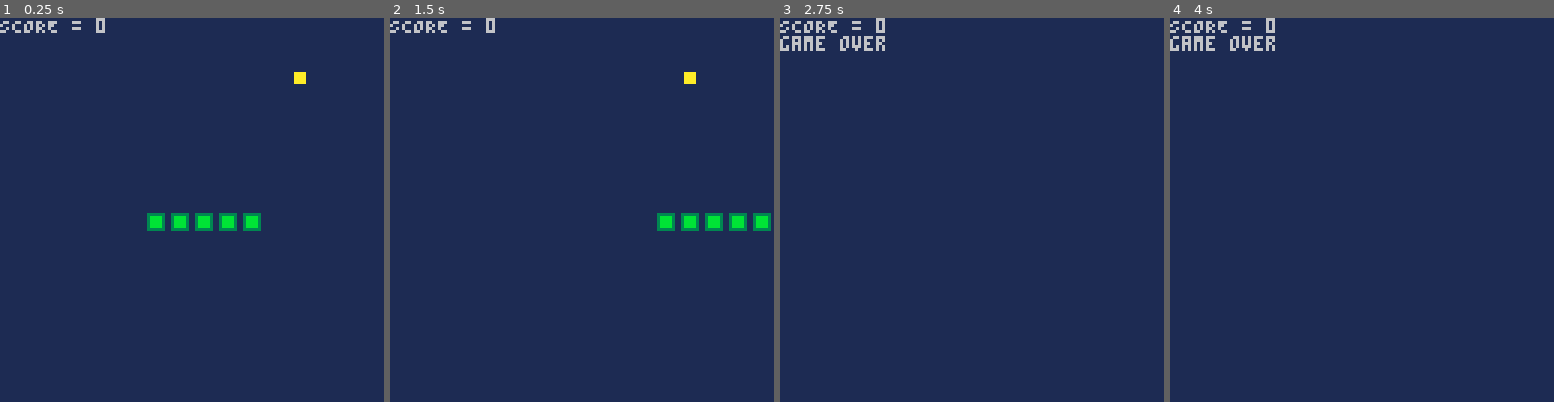
Above: before the commit, frames 1-4 (left to right).
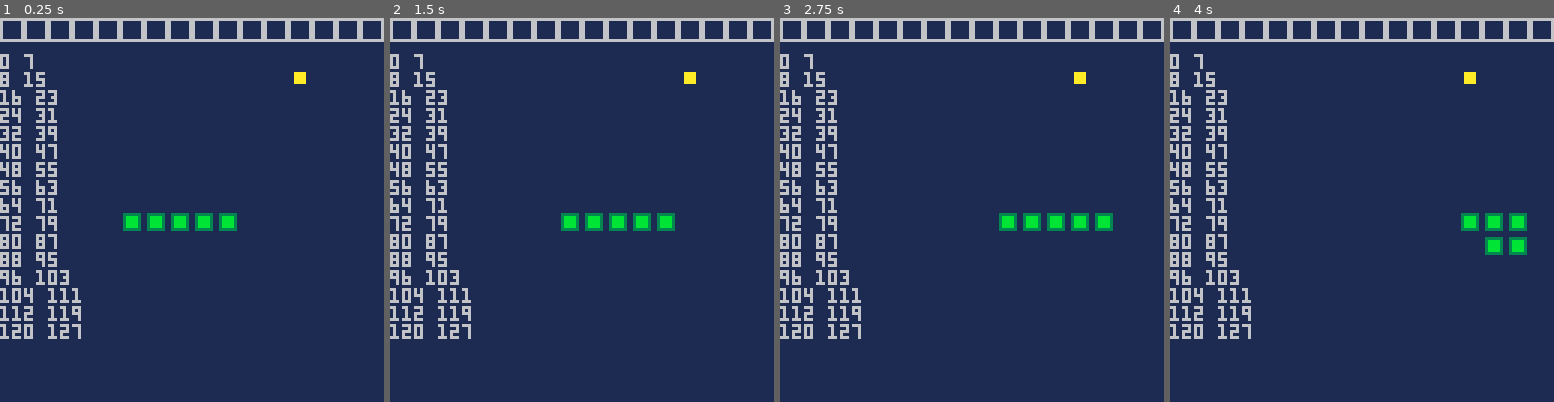
Above: after the commit, the same moments.

Repository: kakardo/Pico-8
Game: PICO-8 cartridge snake.p8
Same seed, same stepped clock (60 frames per second), same inputs: the game is played once before the commit and once after it.
Inputs:
- Up to frame 1 (0.25 s): no input
- Up to frame 2 (1.5 s): tap O (Z key) at 0.33, 0.7, 1.43 s; tap X (X key) at 1.07 s
- Up to frame 3 (2.75 s): hold Left 1.97-2.37 s; tap X (X key) at 2.07, 2.4, 2.73 s; tap O (Z key) at 2.22 s; hold Down from 2.42 s (still down)
- Up to frame 4 (4 s): release Down at 2.82 s; hold Right 2.87-3.53 s; tap X (X key) at 3.07, 3.4, 3.73 s; tap O (Z key) at 3.1, 3.98 s; hold Up from 3.58 s (still down)

The runs differ from the first frame. In frame 1, 7.4% of the frame differs, in the area x 0-100%, y 0-84%; in frame 2, 8.7%; in frame 3, 8.4%; in frame 4, 8.4%.

Commit message:
Saved new debugging loop: coordinat_tester()

Diff:
--- a/debug.lua
+++ b/debug.lua
@@ -7,6 +7,7 @@
 ]]--
 
 function debug()
+	--coordinat_tester()
 	print('X = '..head.x)
 	print('Y = '..head.y)
 
@@ -27,4 +28,13 @@
 	print('Frukt y = '..fruit.y)
 end
 
+function coordinat_tester()
+	print("")
+	print("")
+	for i = 0, width-1, scale do
+		rect(i, 0, i+scale-1, scale-1)
+		print(i.." "..i+scale-1)
+	end
+end
+
 // LAST_LINE_SNAKE_EXTERNAL_LUA
--- a/fruit.lua
+++ b/fruit.lua
@@ -1,7 +1,7 @@
 --[[ FRUIT.LUA
 	- Functions connected the fruit which
 	  the snake crave more than anything.
-	@date 2025-07-14
+	@date 2025-07-15 1.0.1
 
 	FUNCTIONS
 	- init_fruit()
--- a/main.lua
+++ b/main.lua
@@ -39,18 +39,19 @@
 
 
 scale = 8 -- size of game steps
+width = 128
+
 button_pushed = 1
+just_moved = false
 step = 1
-just_moved = false
 
 -- game loop tick
-tick_goal = 5
+tick_goal = 15 -- Default = 5
 tick_count = 0
 
 score = 0
 
 function store_empty_cells()
-
 end
 
 
@@ -62,8 +63,19 @@
 
 function _update()
 	cls(1)
-	print("SCORE = "..score)
 	-- debug() -- Not part of ready game
+
+	print("")
+	print("")
+	for i = 0, width-1, scale do
+		rect(i, 0, i+scale-1, scale-1)
+		print(i.." "..i+scale-1)
+	end
+
+
+
+
+	--print("SCORE = "..score)
 	check_button_push()
 
 	if (just_moved == false) then
@@ -83,7 +95,7 @@
 		draw_snake()
 		draw_fruit()
 	else
-		print("game over")
+		--print("game over")
 	end
 end
 
--- a/movement.lua
+++ b/movement.lua
@@ -36,6 +36,7 @@
 		update_snake()
 		head.x += scale * (-step) -- LEFT
 		head.dir = 0
+		print(head.x)
 	elseif (button_pushed == 1) then
 		update_snake()
 		head.x += scale * (step) -- RIGHT
